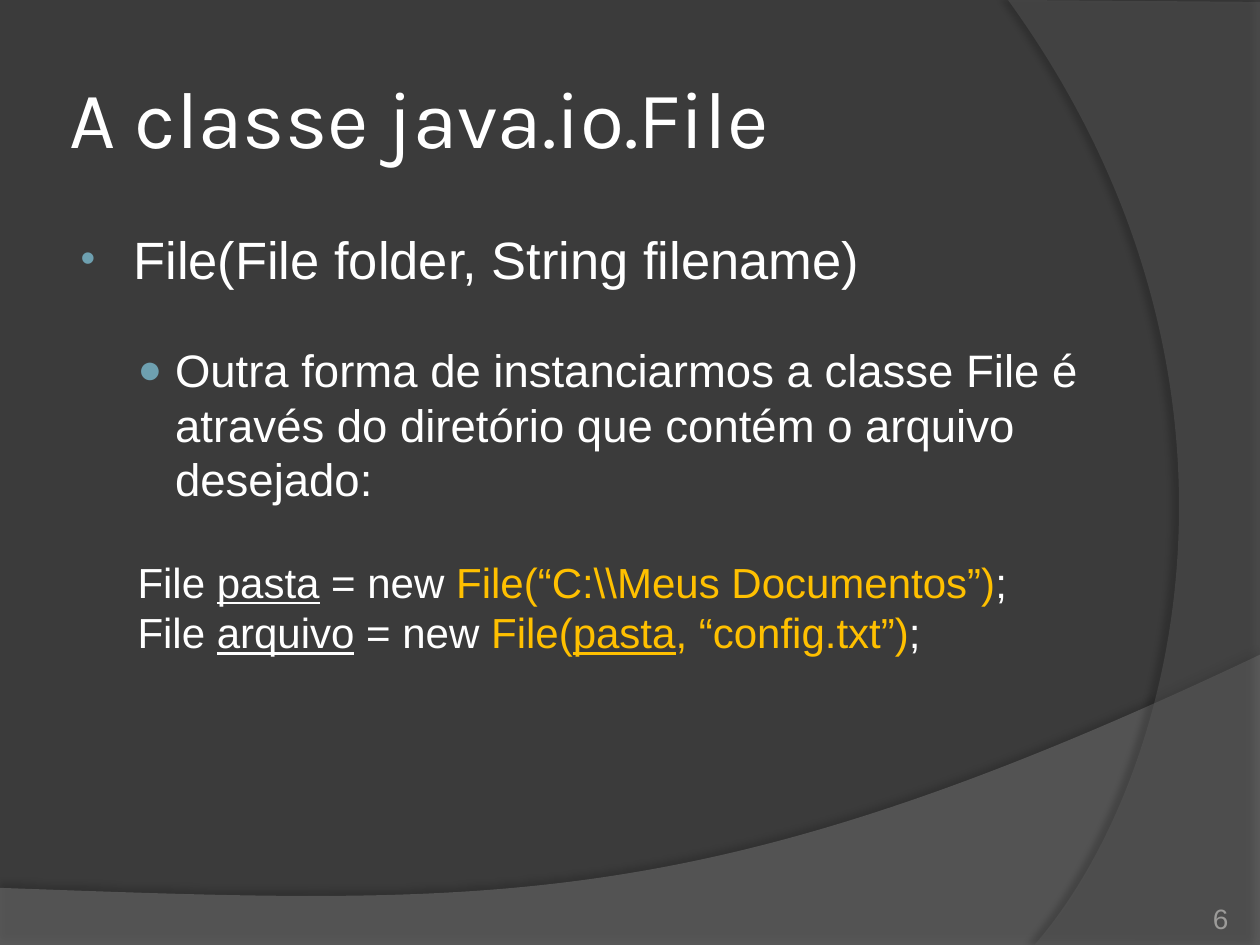
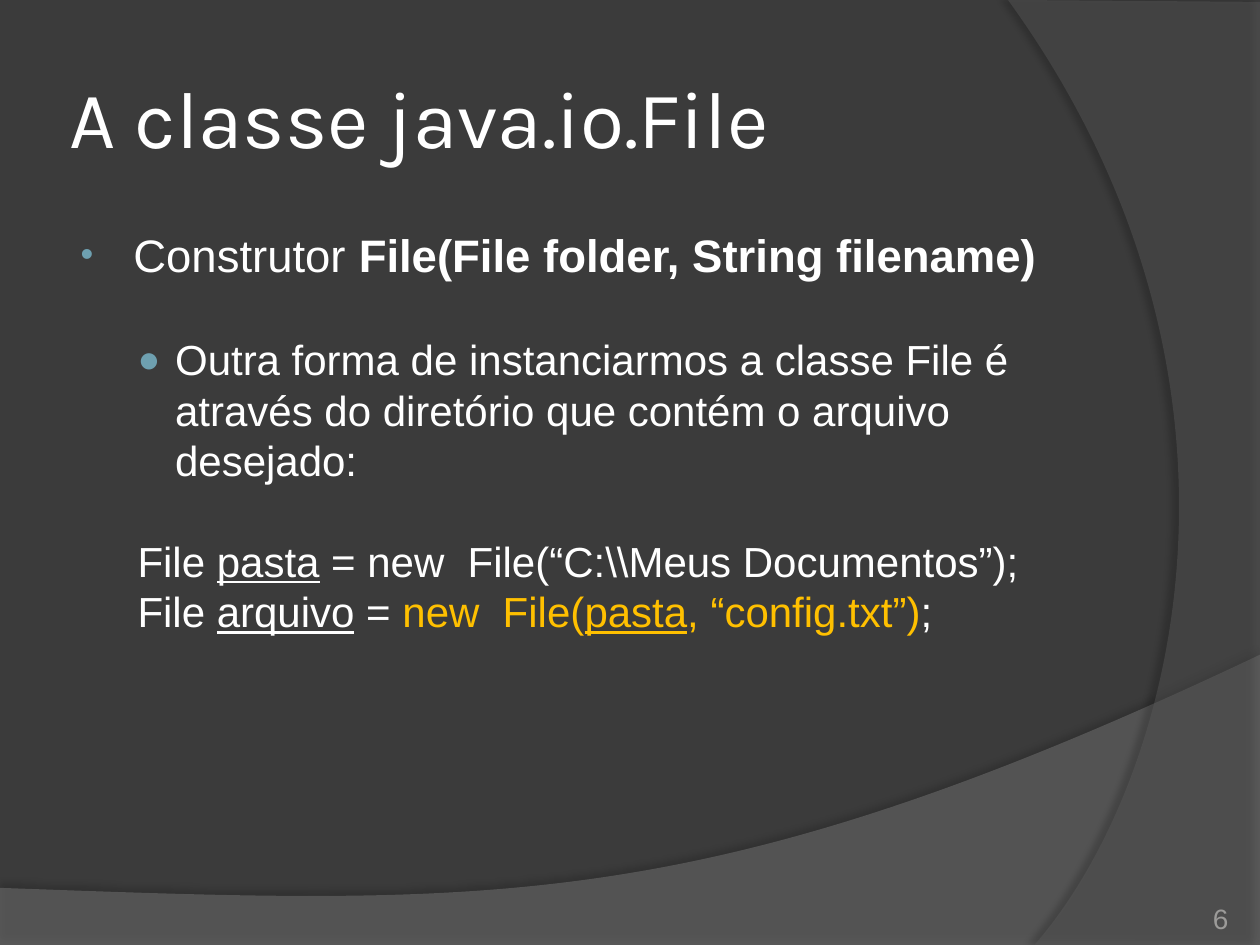
Before and after one commit to duchesqui/slzvieira-training, a slide deck: slide 6 of 2-Java-Programmer-Modulo-II/16.Capitulo10.pptx. Drawn at 1260x945 pixels with LibreOffice and Linux fonts; fonts in the diff are those of the drawing. Boxes give left, top, right and bottom in pixels: in the first picture for what was removed or moved away, otherwise in the second. Text is boxed around its words. In the diff, an @@ line names an element or a change of style, - is before the commit and + after.

Commit message:
Exercício sobre a classe java.io.File

```diff
--- a/2-Java-Programmer-Modulo-II/16.Capitulo10.pptx
+++ b/2-Java-Programmer-Modulo-II/16.Capitulo10.pptx
@@ text at <box>133,239,1036,281</box>: text changed; size 30 to 26 pt; bold on @@
-• File(File folder, String filename)
+• Construtor File(File folder, String filename)
@@ text at <box>138,344,1018,636</box>: size 26 to 24 pt in "Outra forma de instanciarmos a classe File ..."; text colour #FFC000 to #FFFFFF in "File(“C:\\Meus Documentos”);"; text colour #FFFFFF to #FFC000 in "new" @@
```
Also in this commit, not shown: 13 other slides changed, 9 slides added, 1 slide removed, 8 other files.
